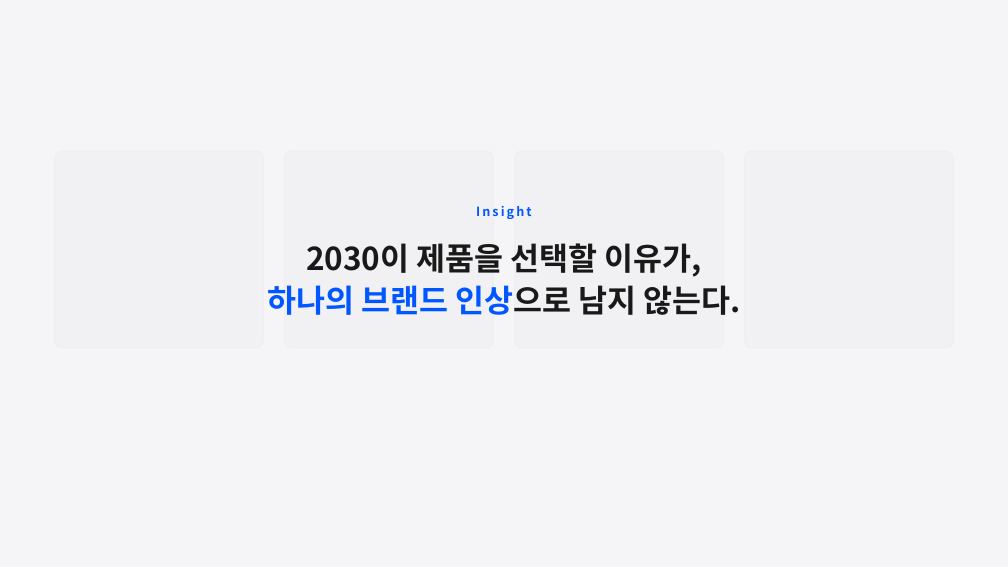
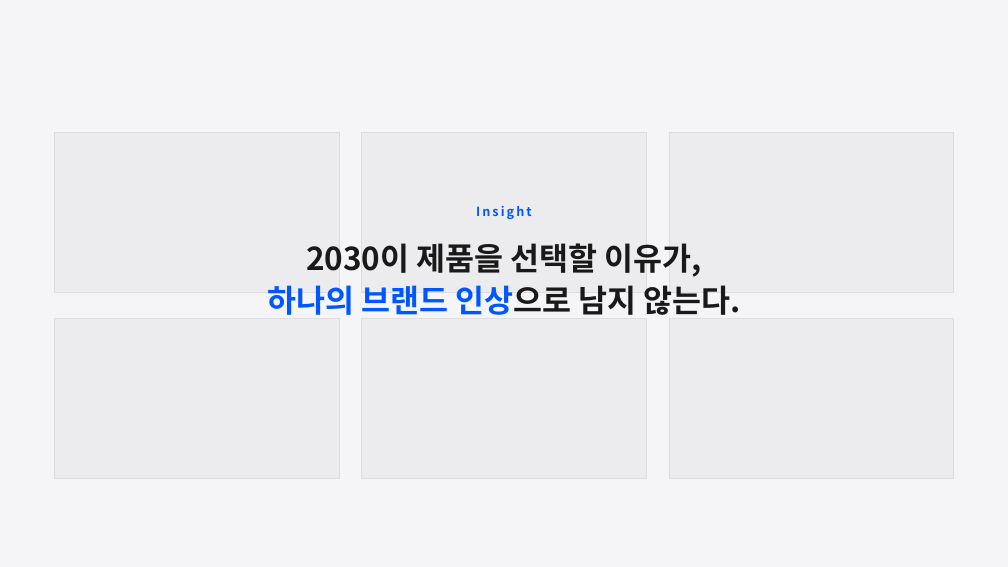
Before and after one commit to PhrenO0/CHAI-AI, a slide deck: slide 7 of 청호나이스-브랜드전략-제안.pptx. Drawn at 1008x567 pixels with LibreOffice and Linux fonts; fonts in the diff are those of the drawing; grey boxes stand for pictures. Boxes give left, top, right and bottom in pixels: in the first picture for what was removed or moved away, otherwise in the second. Text is boxed around its words. In the diff, an @@ line names an element or a change of style, - is before the commit and + after.

```diff
--- a/청호나이스-브랜드전략-제안.pptx
+++ b/청호나이스-브랜드전략-제안.pptx
@@ rectangle at box(0, 0, 1008, 567): fill #F5F5F7 at 74% opacity to #F5F5F7 at 78% opacity @@
@@ picture added at box(54, 132, 339, 293) @@
@@ picture added at box(361, 132, 646, 293) @@
@@ picture added at box(669, 132, 954, 293) @@
@@ rounded rectangle removed at box(54, 151, 263, 348) @@
@@ rounded rectangle removed at box(284, 151, 493, 348) @@
@@ rounded rectangle removed at box(515, 151, 724, 348) @@
@@ rounded rectangle removed at box(745, 151, 954, 348) @@
@@ picture added at box(54, 319, 339, 479) @@
@@ picture added at box(361, 319, 646, 479) @@
@@ picture added at box(669, 319, 954, 479) @@
```
Also in this commit, not shown: 7 other slides changed, 1 slide added, 1 slide removed, 16 other files.
